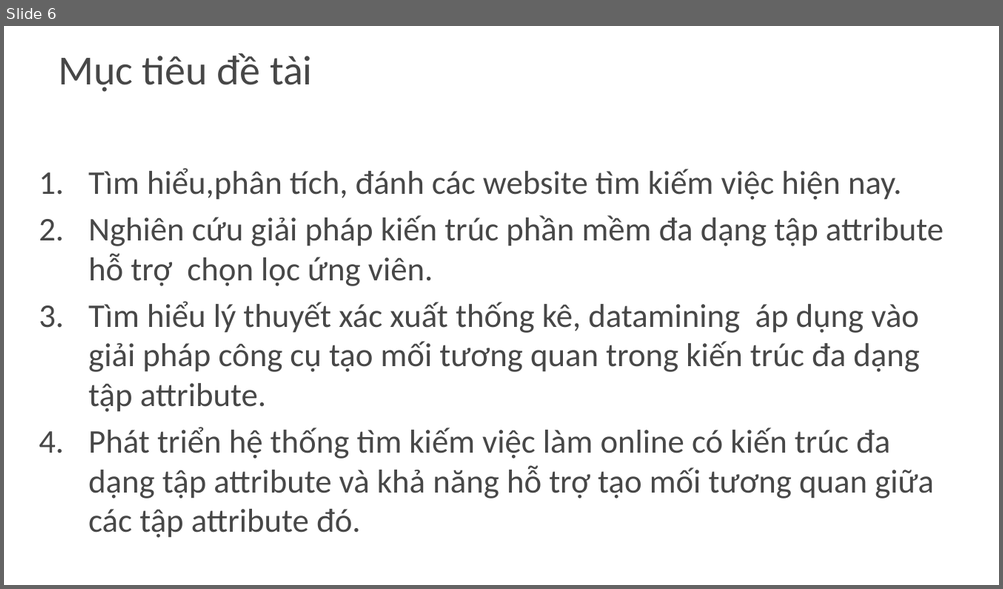
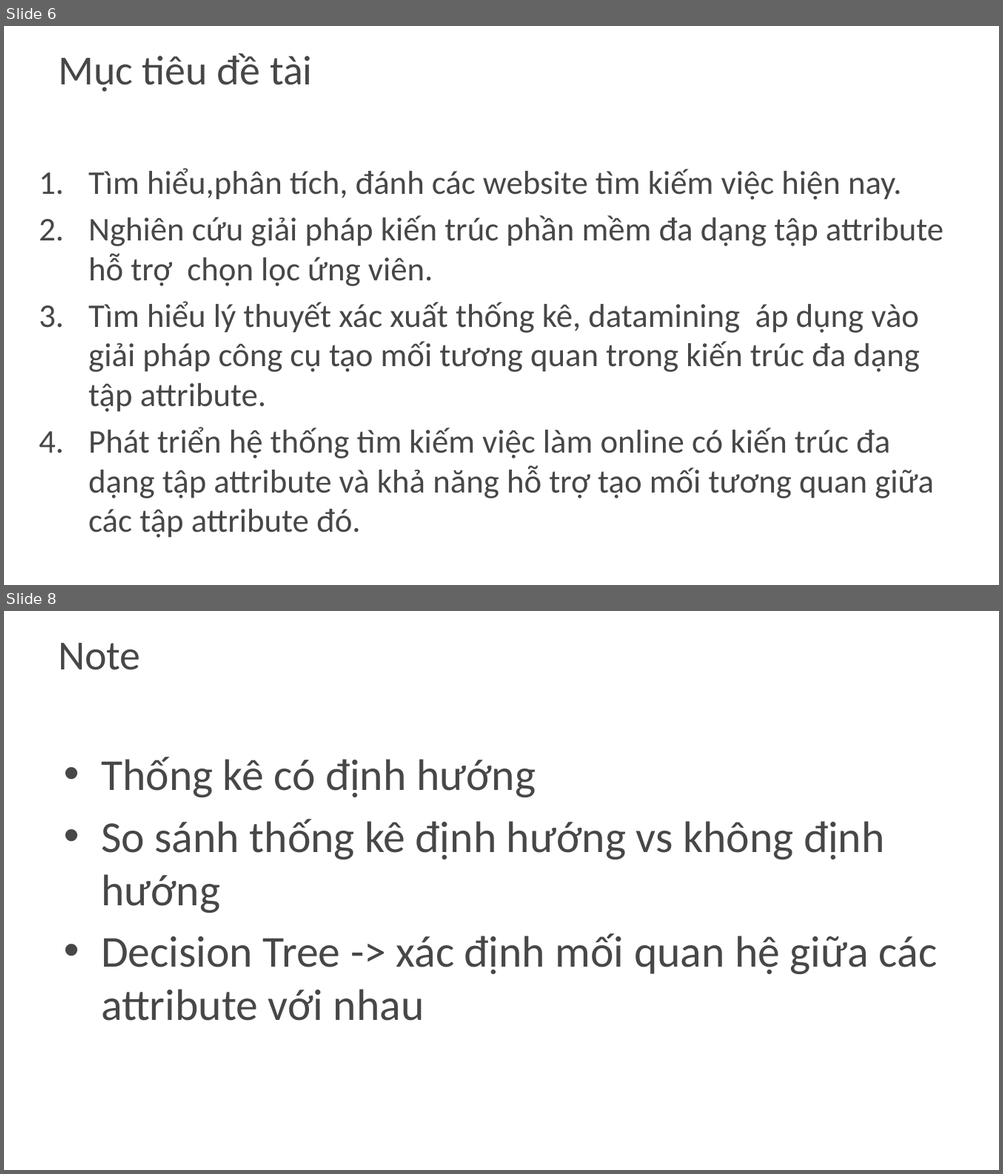
Before and after one commit to khanhduy94/jobzoom, a slide deck: Documents/JobZoom.pptx. Shown one above the other, each under a label of ours: slide 6 before the commit, slides 6 and 8 after it; the slides between them are not shown. The pictures are 1003x589 and 1003x1174 pixels, drawn with LibreOffice and Linux fonts; fonts in the diff are those of the drawing; background and template pictures are left out. Boxes give left, top, right and bottom in pixels: in the first picture for what was removed or moved away, otherwise in the second. Text is boxed around its words. In the diff, an @@ line names an element or a change of style, - is before the commit and + after.

```diff
--- a/Documents/JobZoom.pptx
+++ b/Documents/JobZoom.pptx
@@ slide 8 added at [4, 611, 999, 1170], background picture (left out) @@
@@ title added at [58, 643, 141, 670], 30 pt, text #474747 @@
+Note
@@ text added at [101, 757, 937, 1021], 32 pt, text #474747 @@
+• Thống kê có định hướng
+• So sánh thống kê định hướng vs không định hướng
+• Decision Tree -> xác định mối quan hệ giữa các attribute với nhau
```
Also in this commit, not shown: 1 slide changed, 5 other slides added, 1 slide removed.
